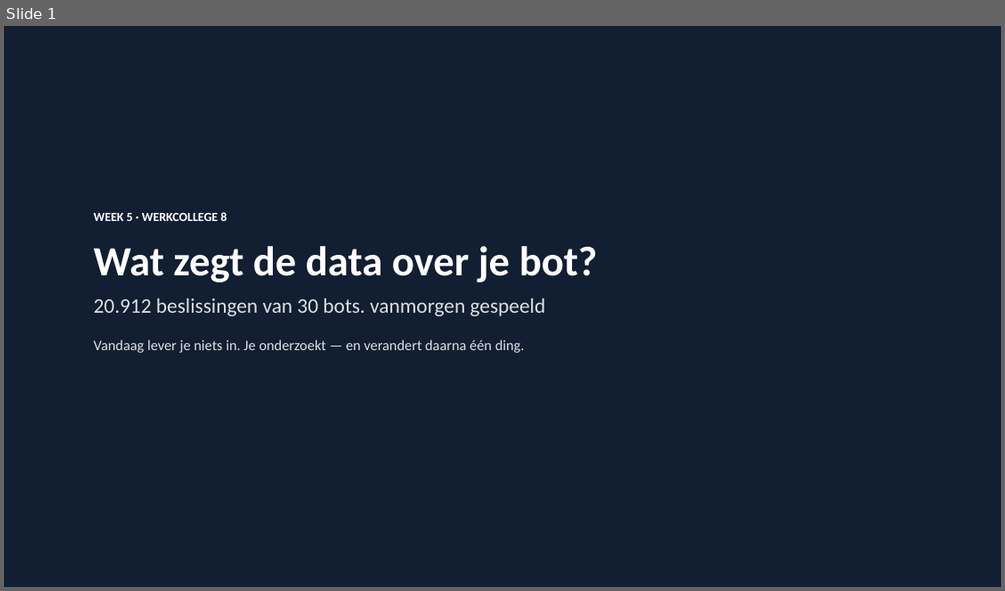
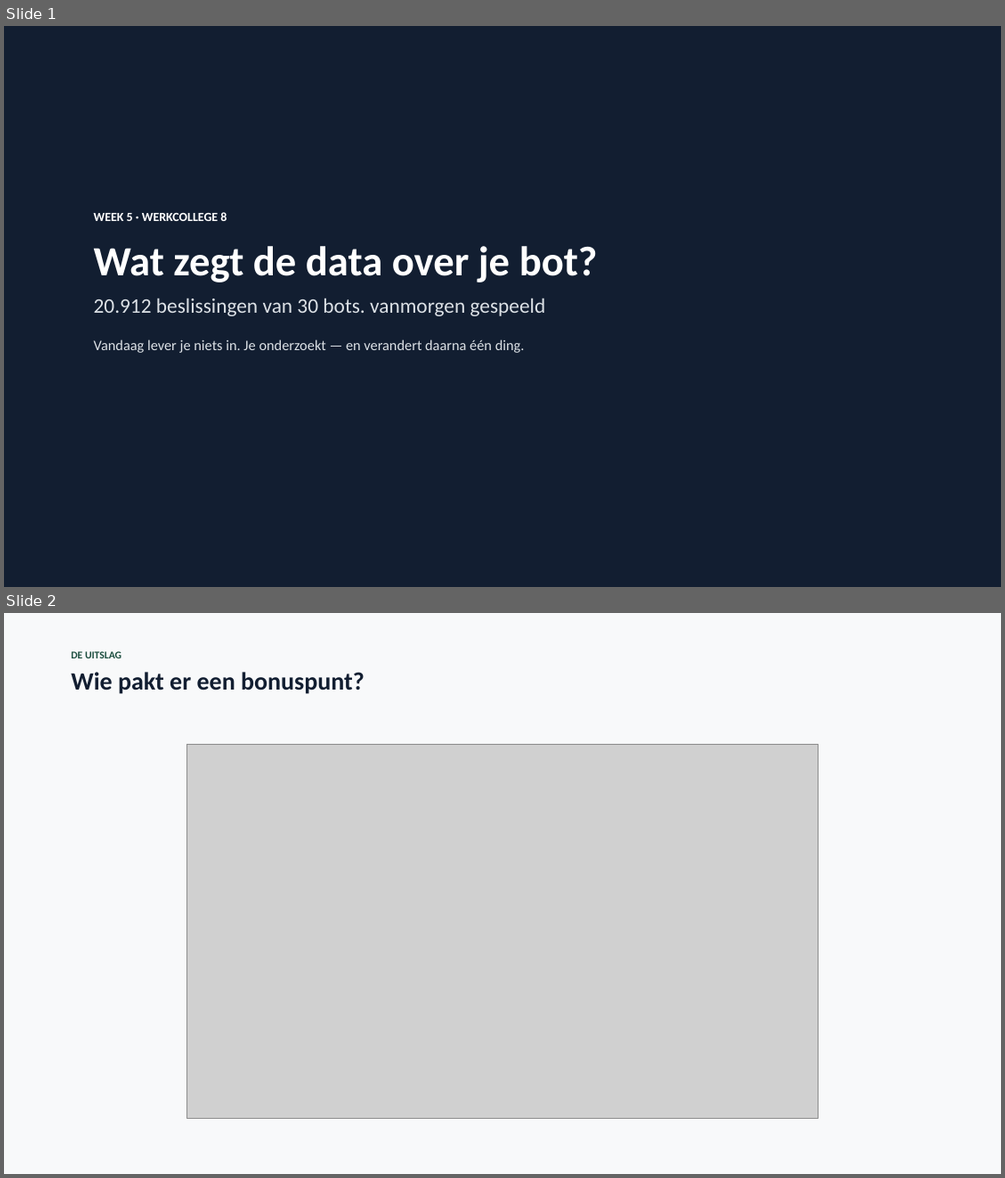
Before and after one commit to finturion/poker-analytics-challenge, a slide deck: powerpoints/Data_Science_Werkcollege8.pptx. Shown one above the other, each under a label of ours: slide 1 before the commit, slides 1 and 2 after it. The pictures are 1005x591 and 1005x1178 pixels, drawn with LibreOffice and Linux fonts; fonts in the diff are those of the drawing; grey boxes stand for pictures. Boxes give left, top, right and bottom in pixels: in the first picture for what was removed or moved away, otherwise in the second. Text is boxed around its words. In the diff, an @@ line names an element or a change of style, - is before the commit and + after.

```diff
--- a/powerpoints/Data_Science_Werkcollege8.pptx
+++ b/powerpoints/Data_Science_Werkcollege8.pptx
@@ slide 2 added at bbox=[4, 613, 1001, 1174], background #FFFFFF @@
@@ rectangle added at bbox=[4, 613, 1001, 1174], fill #F8F9FA @@
@@ text added at bbox=[71, 651, 364, 694], 24 pt, text #121E31, bold @@
+DE UITSLAG
+Wie pakt er een bonuspunt?
@@ picture added at bbox=[186, 744, 818, 1118] @@
```
Also in this commit, not shown: 4 other files.
